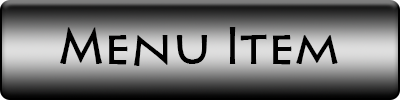
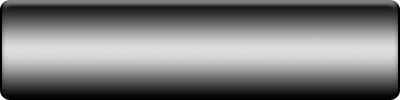
Layers edited between the first and the second w=400, h=100 image:
removed layer "Menu Item" over [60, 27, 338, 66]
painted on "Button Regular" over [60, 27, 338, 66]
